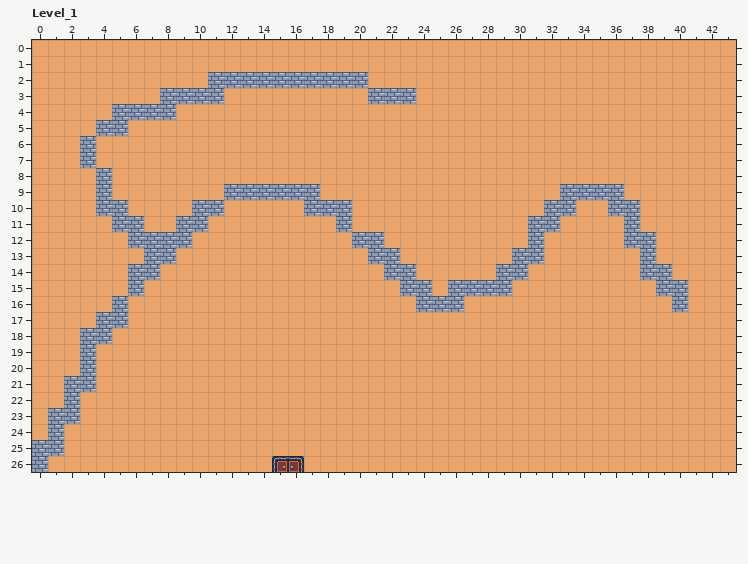
An edit to a level. LDtk project, ggj-2026.ldtk. Above, as it was before the edit.
Cells are 16x16 px. Shown: Level_1 x 0..43, y 0..26. The commit also changed other parts of the map, which this record leaves out.
And afterwards:
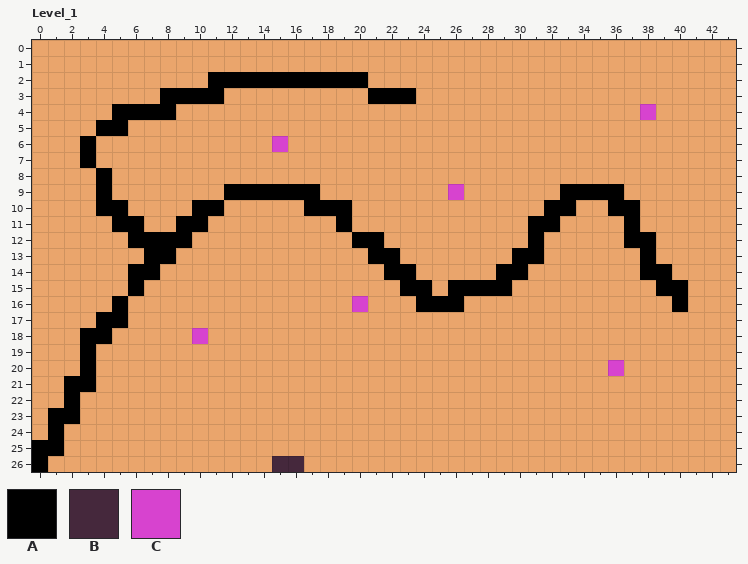
Key: from "IntGrid": A 1 "wall", B 3 "door0", C 5 "enemySpawn".
_ is an empty cell.
Tiles of an added or newly shown layer are drawn over the layers below it.
Message: health system and enemy spawns
Change:
Layer "IntGrid" (now shown):
y 2: x 11..20 __________ -> AAAAAAAAAA
y 3: x 8..11 ____ -> AAAA; x 21..23 ___ -> AAA
y 4: x 5..8 ____ -> AAAA; x 38 _ -> C
y 5: x 4..5 __ -> AA
y 6: x 3 _ -> A; x 15 _ -> C
y 7: x 3 _ -> A
y 8: x 4 _ -> A
y 9: x 4 _ -> A; x 12..17 ______ -> AAAAAA; x 26 _ -> C; x 33..36 ____ -> AAAA
y 10: x 4..5 __ -> AA; x 10..11 __ -> AA; x 17..19 ___ -> AAA; x 32..33 __ -> AA; x 36..37 __ -> AA
y 11: x 5..6 __ -> AA; x 9..10 __ -> AA; x 19 _ -> A; x 31..32 __ -> AA; x 37 _ -> A
y 12: x 6..9 ____ -> AAAA; x 20..21 __ -> AA; x 31 _ -> A; x 37..38 __ -> AA
y 13: x 7..8 __ -> AA; x 21..22 __ -> AA; x 30..31 __ -> AA; x 38 _ -> A
y 14: x 6..7 __ -> AA; x 22..23 __ -> AA; x 29..30 __ -> AA; x 38..39 __ -> AA
y 15: x 6 _ -> A; x 23..24 __ -> AA; x 26..29 ____ -> AAAA; x 39..40 __ -> AA
y 16: x 5 _ -> A; x 20 _ -> C; x 24..26 ___ -> AAA; x 40 _ -> A
y 17: x 4..5 __ -> AA
y 18: x 3..4 __ -> AA; x 10 _ -> C
y 19: x 3 _ -> A
y 20: x 3 _ -> A; x 36 _ -> C
y 21: x 2..3 __ -> AA
y 22: x 2 _ -> A
y 23: x 1..2 __ -> AA
y 24: x 1 _ -> A
y 25: x 0..1 __ -> AA
y 26: x 0 _ -> A; x 15..16 __ -> BB
Boxes around the changes in both pictures, in picture pixels (x1, y1, x2, y2):
added: (32, 72, 688, 472)
